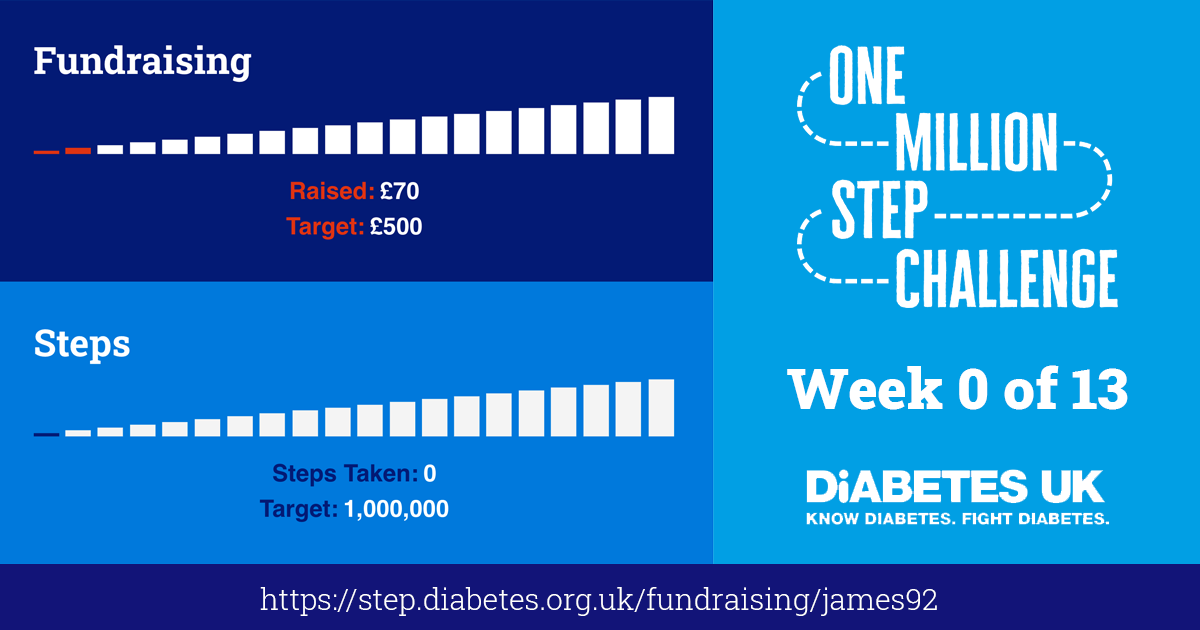
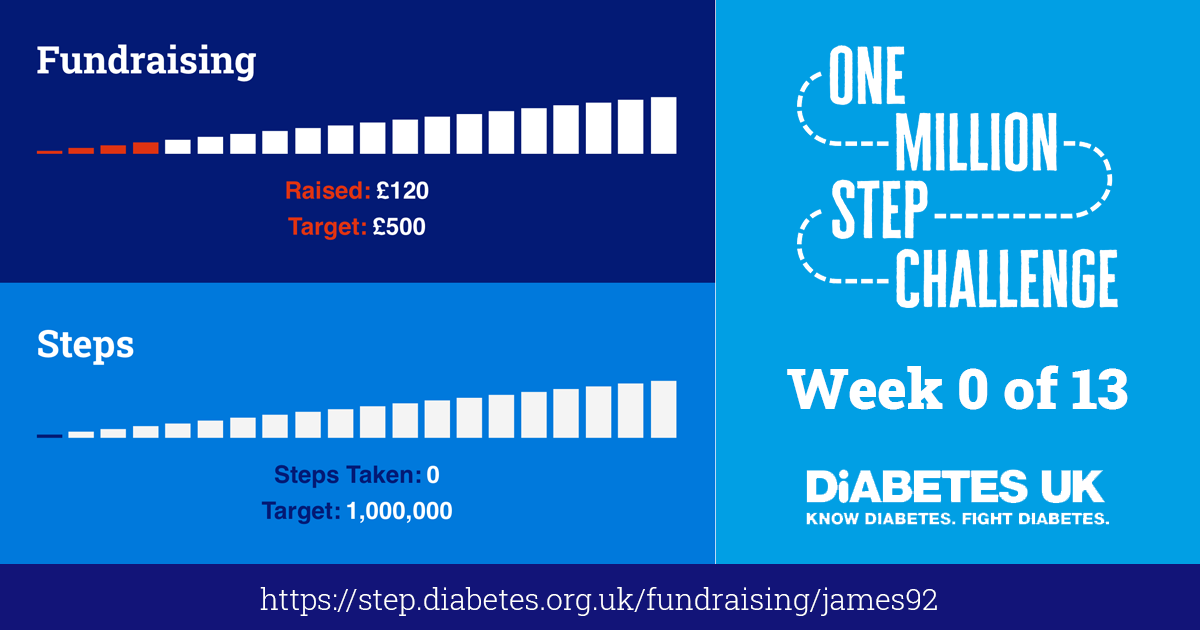
Layers edited between the first and the second w=1200, h=630 image:
added layer "Layer 9" in group "Artboard 1" over left=0, top=0, right=716, bottom=564
